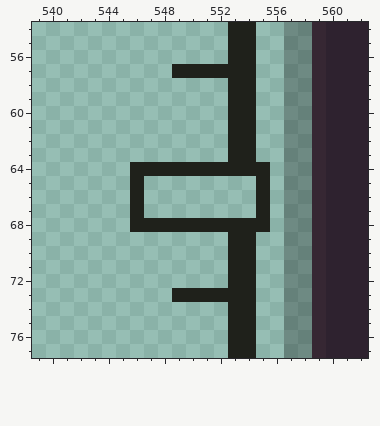
A pixel-art file gets an edit: games/Phaser-Snake-Game/public/assets/sprites/spaceBoyBase.aseprite. Above, as it was before the edit.
640x360 pixels, 1 frame. Colours within 5 levels of each other are drawn and written as one. Shown: x 539..562, y 54..77. The commit also changed other parts of the picture, which this record leaves out.
New version:
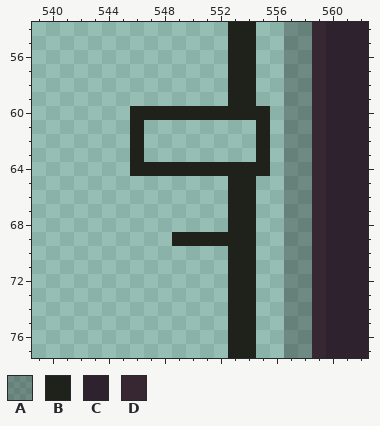
Palette (. is transparent): A #1111114d  B #1f211b  C #2e222f  D #362733
Edits made:
Layer "volume slider":
y 57: x 549..552 BBBB -> ....
y 60: x 546..552 ....... -> BBBBBBB; x 555 . -> B
y 61..63: x 546 . -> B; x 553..555 BB. -> ..B
y 65..67: x 546 B -> .; x 553..555 ..B -> BB.
y 68: x 546..552 BBBBBBB -> .......; x 555 B -> .
y 69: x 549..552 .... -> BBBB
y 73: x 549..552 BBBB -> ....
